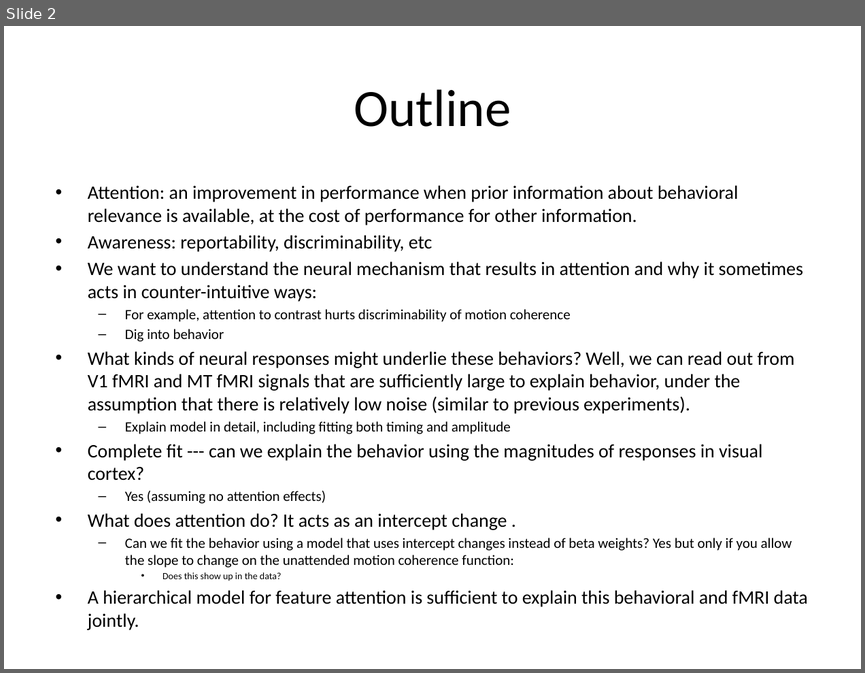
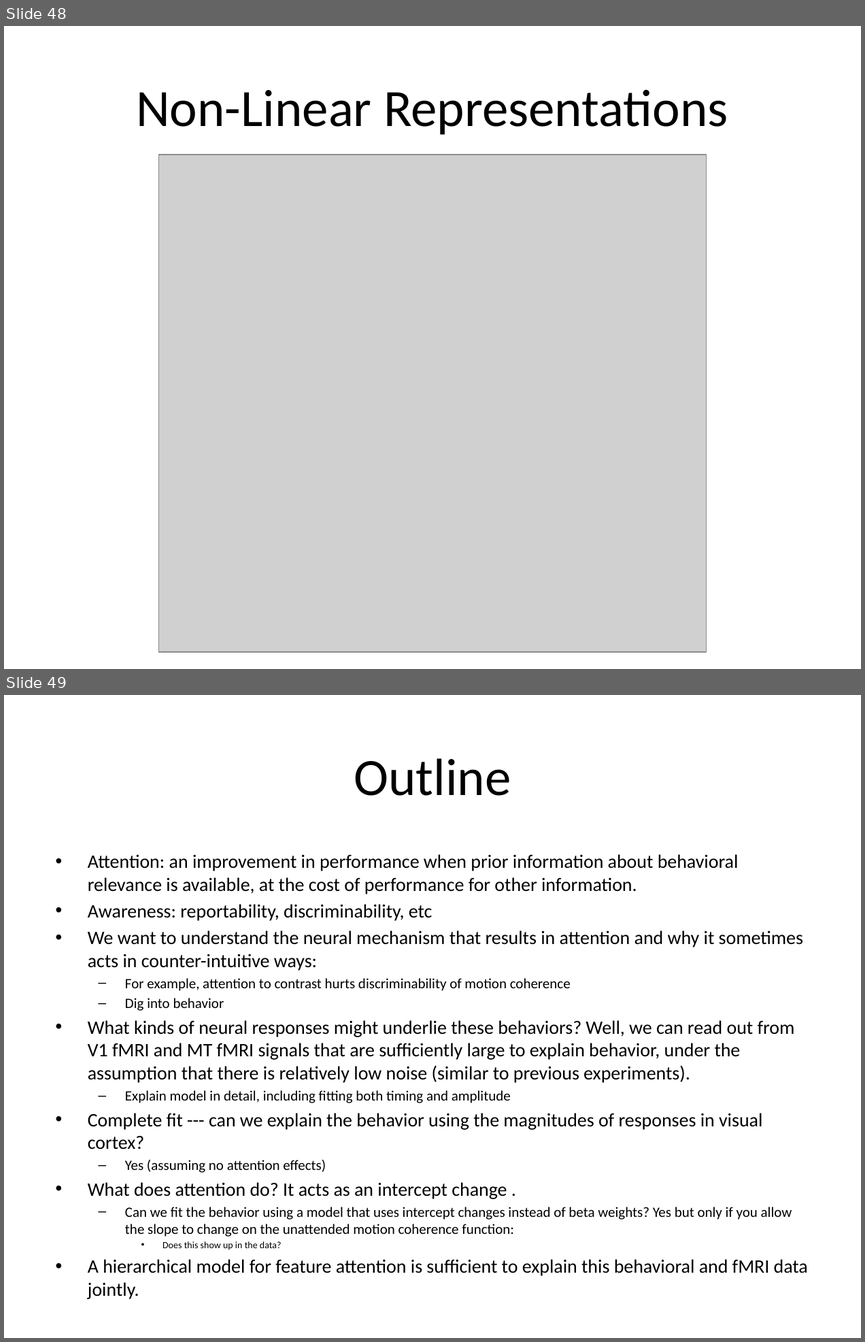
Before and after one commit to dbirman/att_awe, a slide deck: talks/20160823_mad_birman.pptx. Shown one above the other, each under a label of ours: slide 2 before the commit, slides 48 and 49 after it. The pictures are 865x673 and 865x1342 pixels, drawn with LibreOffice and Linux fonts; fonts in the diff are those of the drawing; grey boxes stand for pictures. Boxes give left, top, right and bottom in pixels: in the first picture for what was removed or moved away, otherwise in the second. Text is boxed around its words. In the diff, an @@ line names an element or a change of style, - is before the commit and + after.

```diff
--- a/talks/20160823_mad_birman.pptx
+++ b/talks/20160823_mad_birman.pptx
@@ slide 48 added at bbox=[4, 26, 861, 669], background #FFFFFF @@
@@ title added at bbox=[136, 89, 728, 135], 44 pt, text #000000 @@
+Non-Linear Representations
@@ picture added at bbox=[159, 155, 706, 652] @@
@@ what was slide 2 is now slide 49 @@
```
Also in this commit, not shown: 47 other slides added, 5 slides removed, 11 other files.
